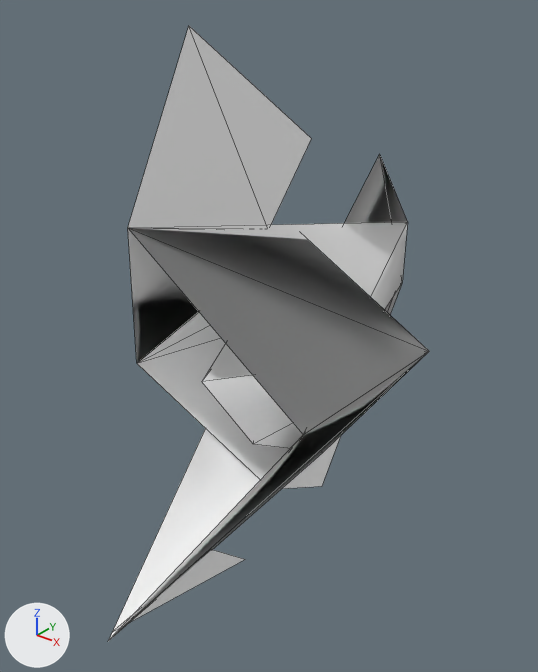
Renders of the glTF model public/3d/item/model__item__catch.ofs_69_0/4859fish69d.gltf from each side of a commit.
Both versions are drawn from a camera (50 mm lens) standing at (0.347, -0.366, 0.305) and looking at (-0.003, 0.071, 0.034). The lights are fixed; the arrows at lower left show +X, +Y and +Z. The first picture is the older version. Mesh edges are drawn as thin lines.

Names of what the first picture shows: '4859fish69d'.
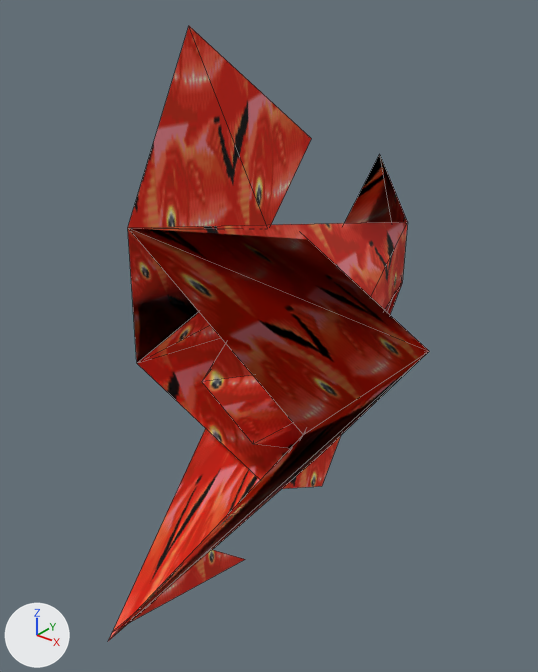
Changed parts and their boxes [x1, y1, x2, y2] in the pictures (538 x 672 px):
'4859fish69d', surface changed (white to red)
    both: [108, 26, 429, 641]

Diff of the bpy script that builds the scene:
```diff
--- a/public/3d/item/model__item__catch.ofs_69_0/4859fish69d.gltf.py
+++ b/public/3d/item/model__item__catch.ofs_69_0/4859fish69d.gltf.py
@@ img_fish69 @@
+img_fish69 = load_image('fish69', '_unpacked/fish69', 64, 32, 'sRGB')
@@ mat_fish69_fish69 @@
 mat_fish69_fish69 = principled_material('fish69_fish69')
-mat_fish69_fish69.base_color = (1.0, 1.0, 1.0)  # white #ffffff
+mat_fish69_fish69.texture = img_fish69
 mat_fish69_fish69.roughness = 1.0
```
